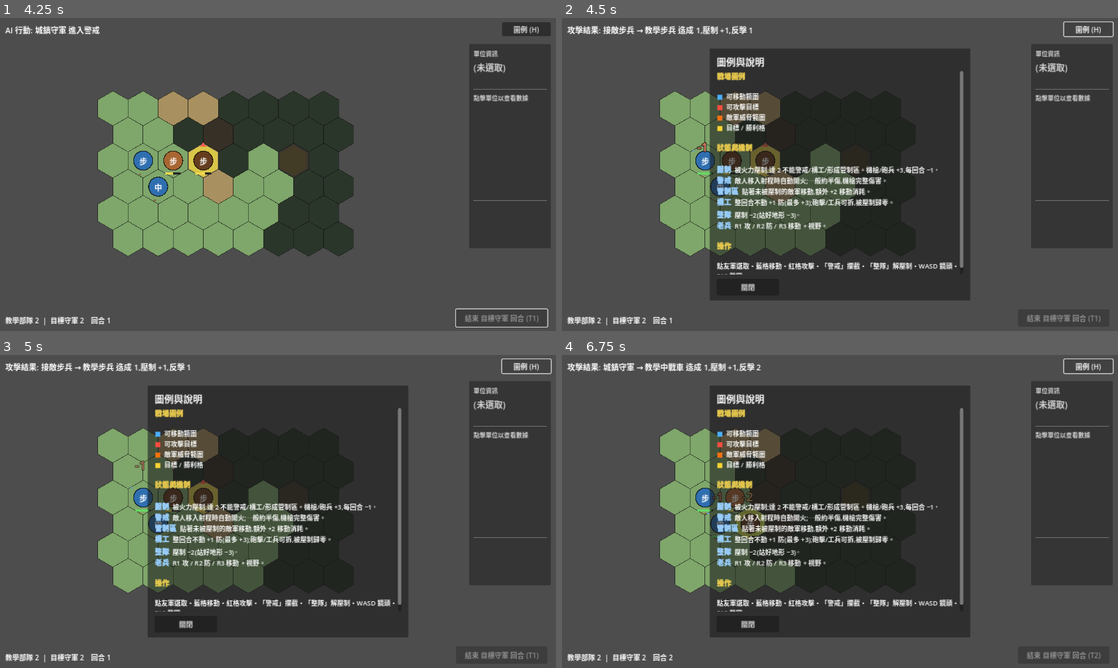
Above: before the commit, frames 1-4 (two rows, left to right).
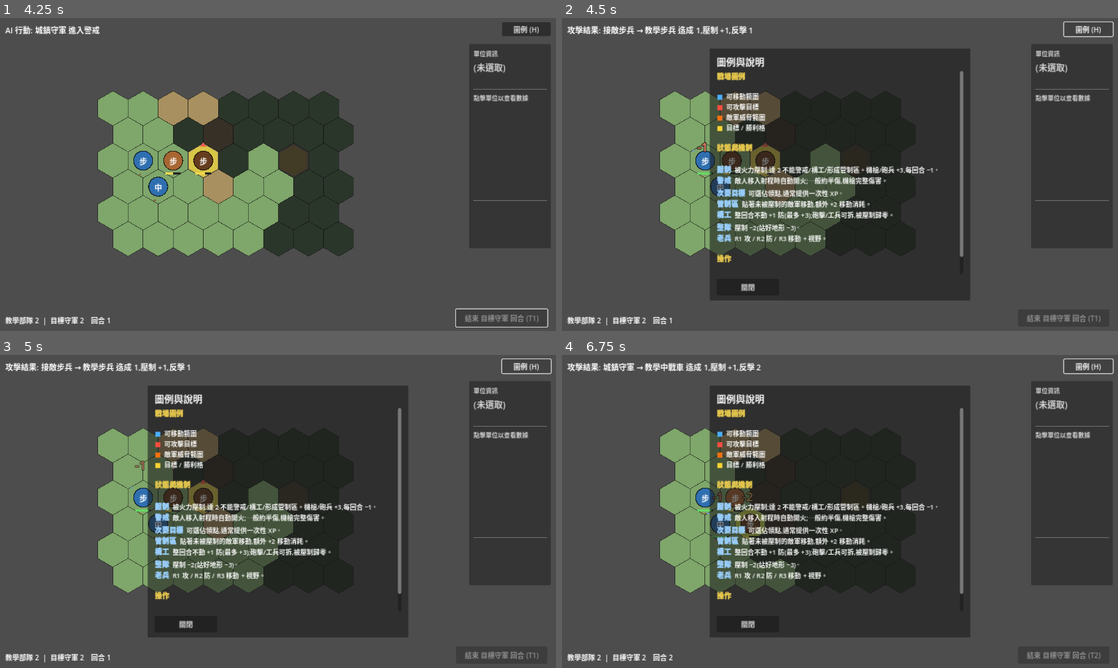
Above: after the commit, the same moments.

Repository: Fischer-Zhang/WorldWarII
Game: Godot game, scene res://scenes/main_menu.tscn
Same seed, same stepped clock (60 frames per second), same inputs: the game is played once before the commit and once after it.
Inputs:
- Up to frame 1 (4.25 s): click "戰役" at 0.5 s; click "教學戰役 0 (0/6) 從基礎操作到進階機制的短關卡序列…" at 1.25 s; click "開始選定作戰" at 2 s; click "開始戰鬥" at 2.75 s; click "結束 教學部隊 回合 (T1)" at 3.5 s
- Up to frame 2 (4.5 s): click "圖例 (H)" at 4.25 s
- Up to frame 3 (5 s): no input
- Up to frame 4 (6.75 s): click "關閉" at 5 s; click "結束 教學部隊 回合 (T2)" at 5.75 s; click "圖例 (H)" at 6.5 s

Frame 1 is identical in both runs. In frame 2, 3.0% of the frame differs, in the area x 27-73%, y 54-82%; in frame 3, 3.0%; in frame 4, 3.1%.

Commit message:
Add secondary objective rewards

Diff:
--- a/data/help.json
+++ b/data/help.json
@@ -23,6 +23,10 @@
     {
       "term": "警戒 (Overwatch)",
       "body": "讓單位進入警戒(用掉該回合行動)。敵方在你射程內移動時會自動開火攔截,一般造成約一半傷害;機槍組警戒造成完整傷害,最適合卡住路口。被壓制時無法進入警戒。"
+    },
+    {
+      "term": "次要目標 (Secondary Objective)",
+      "body": "部分戰場會有不影響勝敗的次要目標。單位踩上指定格後會立刻取得一次性獎勵,目前主要用於少量經驗值;是否繞路奪取取決於回合壓力。"
     },
     {
       "term": "管制區 (Zone of Control)",
@@ -85,6 +89,7 @@
     "status_short": [
       { "term": "壓制", "body": "被火力壓制;達 2 不能警戒/構工/形成管制區。機槍/砲兵 +3,每回合 −1。" },
       { "term": "警戒", "body": "敵人移入射程時自動開火;一般約半傷,機槍完整傷害。" },
+      { "term": "次要目標", "body": "可選佔領點,通常提供一次性 XP。" },
       { "term": "管制區", "body": "貼著未被壓制的敵軍移動,額外 +2 移動消耗。" },
       { "term": "構工", "body": "整回合不動 +1 防(最多 +3);砲擊/工兵可拆,被壓制歸零。" },
       { "term": "整隊", "body": "壓制 −2(站好地形 −3)。" },
--- a/data/scenarios/tut_01_terrain_zoc_overwatch.json
+++ b/data/scenarios/tut_01_terrain_zoc_overwatch.json
@@ -1,12 +1,13 @@
 {
   "id": "tut_01_terrain_zoc_overwatch",
   "title": "教學 01: 地形、管制區與警戒",
-  "briefing": "防線教學:森林與城鎮能吸收傷害,相鄰敵軍會形成管制區拖慢移動,機槍組適合用警戒封住道路。\n\n任務:在 7 回合內清開道路並佔領北側城鎮。先看守軍站在森林/城鎮時有多硬,再用機槍警戒與步兵管制區限制敵方機動。\n\n測試機制:地形防禦、管制區、警戒。",
+  "briefing": "防線教學:森林與城鎮能吸收傷害,相鄰敵軍會形成管制區拖慢移動,機槍組適合用警戒封住道路。\n\n任務:在 7 回合內清開道路並佔領北側城鎮。先看守軍站在森林/城鎮時有多硬,再用機槍警戒與步兵管制區限制敵方機動。道路上的次要目標能提供少量經驗,但不取代主目標。\n\n測試機制:地形防禦、管制區、警戒。",
   "deployment_locked": true,
   "tutorial_mechanics": [
     "movement",
     "attack",
     "capture",
+    "secondary_objective",
     "terrain_defense",
     "zoc",
     "overwatch"
@@ -46,6 +47,15 @@
     {"faction": "axis", "type": "infantry", "name": "道路尖兵", "at": [4, 2], "hp": 6},
     {"faction": "axis", "type": "light_tank", "name": "偵察車", "at": [7, 4], "hp": 8}
   ],
+  "secondary_objectives": [
+    {
+      "id": "road_checkpoint",
+      "label": "道路檢查點",
+      "faction": "allies",
+      "target": [4, 0],
+      "xp_reward": 1
+    }
+  ],
   "victory": {
     "allies": {
       "type": "capture",
--- a/scripts/battle.gd
+++ b/scripts/battle.gd
@@ -78,6 +78,7 @@
 var skill_buttons: Array[Button] = []  # dynamically built skill buttons (one per active skill)
 var ai_running: bool = false
 var spawned_reinforcements: Dictionary = {}  # reinforcement index -> true
+var captured_secondary_objectives: Dictionary = {}  # objective id/index -> true
 var player_faction_id: String = ""
 # Per-faction visibility + memory (symmetric fog model)
 var visibility_by_faction: Dictionary = {}   # faction_id -> Dictionary[Vector2i, true]
@@ -254,6 +255,7 @@
 	# Spawn after the standard turn UI so the reinforcement message overrides
 	# the "X's turn" text and the player notices it immediately.
 	_spawn_reinforcements_for_turn(faction_id, turn_number)
+	_apply_player_objective_pulse()
 	_update_status()
 
 	var controller := String(factions[faction_id].get("controller", "player"))
@@ -294,8 +296,12 @@
 				u.coord, dest, reachable, hex_map, hex_map.occupants, u.faction_id, u.type_id
 			)
 			var survived := _move_with_overwatch(u, path)
+			var secondary_text := _check_secondary_objective_capture(u)
 			hex_map.highlight_coord(dest)
-			_set_prompt("AI 行動", "%s → (%d, %d)" % [u.display_name, dest.x, dest.y])
+			var move_text := "%s → (%d, %d)" % [u.display_name, dest.x, dest.y]
+			if secondary_text != "":
+				move_text += "；%s" % secondary_text
+			_set_prompt("AI 行動", move_text)
 			await get_tree().create_timer(AI_STEP_DELAY).timeout
 			if not survived:
 				continue
@@ -601,7 +607,8 @@
 					_deselect()
 					_update_status()
 					return
-				_enter_attack_phase()
+				var secondary_text := _check_secondary_objective_capture(selected_unit)
+				_enter_attack_phase(secondary_text)
 				return
 			_deselect()
 			_show_terrain_info(coord, terrain_id, clicked_unit)
@@ -667,7 +674,7 @@
 		hint = "點藍色 hex 移動,或按右側按鈕發動技能(也可再點自己待機)"
 	_set_prompt("選取單位", "%s (HP %d/%d) — %s" % [unit.display_name, unit.hp, unit.max_hp, hint])
 
-func _enter_attack_phase() -> void:
+func _enter_attack_phase(status_prefix: String = "") -> void:
 	phase = Phase.ATTACK_PHASE
 	hex_map.clear_movement_range()
 	# One action per turn (attack/overwatch/rally/skill all set has_attacked). A
@@ -682,7 +689,10 @@
 		_hide_skill_buttons()
 		bridge_button.visible = false
 		damage_preview_panel.visible = false
-		_set_prompt("行動已用", "%s 本回合已行動 — 點空地或選其他單位" % selected_unit.display_name)
+		var done_text := "%s 本回合已行動 — 點空地或選其他單位" % selected_unit.display_name
+		if status_prefix != "":
+			done_text = "%s；%s" % [status_prefix, done_text]
+		_set_prompt("行動已用", done_text)
 		return
 	var atk_def := DataLoader.get_unit_def(selected_unit.type_id)
 	attack_targets = _visible_attack_targets(selected_unit, atk_def)
@@ -697,12 +707,18 @@
 	bridge_button.visible = not _engineer_bridge_targets(selected_unit).is_empty()
 	if attack_targets.is_empty():
 		if CombatEffects.is_pinned(selected_unit.suppression):
-			_set_prompt("選擇行動", "%s 被壓制 — 可整隊,或點空地待機" % selected_unit.display_name)
+			var pinned_text := "%s 被壓制 — 可整隊,或點空地待機" % selected_unit.display_name
+			if status_prefix != "":
+				pinned_text = "%s；%s" % [status_prefix, pinned_text]
+			_set_prompt("選擇行動", pinned_text)
 		else:
 			var idle_text := "點「警戒」進入警戒,或結束回合待機"
 			if selected_unit.suppression > 0:
 				idle_text = "點「整隊」恢復壓制,點「警戒」,或待機"
-			_set_prompt("選擇行動", "%s 已就位 — %s" % [selected_unit.display_name, idle_text])
+			var ready_text := "%s 已就位 — %s" % [selected_unit.display_name, idle_text]
+			if status_prefix != "":
+				ready_text = "%s；%s" % [status_prefix, ready_text]
+			_set_prompt("選擇行動", ready_text)
 	else:
 		var preview := _attack_preview(selected_unit, attack_targets[0])
 		var action_text := "點目標 / 點「警戒」/ 點空地待機"
@@ -710,9 +726,12 @@
 			action_text = "點目標 / 點「整隊」/ 點空地待機"
 		elif selected_unit.suppression > 0:
 			action_text = "點目標 / 點「警戒」/ 點「整隊」/ 點空地待機"
-		_set_prompt("選擇攻擊", "%s 可攻擊 %d 個目標 — %s。首目標預覽:%s" % [
+		var attack_text := "%s 可攻擊 %d 個目標 — %s。首目標預覽:%s" % [
 			selected_unit.display_name, attack_targets.size(), action_text, preview,
-		])
+		]
+		if status_prefix != "":
+			attack_text = "%s；%s" % [status_prefix, attack_text]
+		_set_prompt("選擇攻擊", attack_text)
 
 func _resolve_active_skills(unit: Unit) -> Array:
 	# Every active skill the unit can use this battle: its own kit (paratrooper
@@ -868,6 +887,7 @@
 func _do_airdrop(unit: Unit, dest: Vector2i) -> void:
 	var skill := airdrop_skill if not airdrop_skill.is_empty() else _resolve_active_skill(unit)
 	hex_map.move_unit(unit, dest, 0.25)  # move_to sets coord + has_moved + animates
+	var secondary_text := _check_secondary_objective_capture(unit)
 	unit.use_skill(skill, turn_manager.turn_number)  # starts the (battle-long) cooldown
 	unit.has_attacked = true  # lands and is spent for the turn
 	unit.queue_redraw()
@@ -876,7 +896,10 @@
 	airdrop_targets.clear()
 	airdrop_skill = {}
 	hex_map.clear_movement_range()
-	_set_prompt("空降完成", "%s 空降至 (%d, %d)" % [unit.display_name, dest.x, dest.y])
+	var drop_text := "%s 空降至 (%d, %d)" % [unit.display_name, dest.x, dest.y]
+	if secondary_text != "":
+		drop_text += "；%s" % secondary_text
+	_set_prompt("空降完成", drop_text)
 	_recompute_visibility()
 	_deselect()
 	_update_status()
@@ -1337,22 +1360,69 @@
 	status_label.text = "  |  ".join(parts) + "    回合 %d" % turn_manager.turn_number
 
 func _apply_player_objective_pulse() -> void:
-	# Highlights the hex the *player* needs to capture, if their victory is type=capture.
+	# Highlights the hexes the player should care about: primary capture target plus
+	# optional secondary objectives that can grant side rewards.
 	var victory_cfg: Dictionary = scenario.get("victory", {})
+	var coords: Array[Vector2i] = []
 	for fid in factions.keys():
 		if String(factions[fid].get("controller", "")) != "player":
 			continue
 		var v: Dictionary = victory_cfg.get(fid, {})
-		if String(v.get("type", "")) != "capture":
-			return
-		var target = v.get("target", [0, 0])
-		if typeof(target) != TYPE_ARRAY or target.size() < 2:
-			return
-		var col := int(target[0])
-		var row := int(target[1])
-		var coord := Vector2i(col - (row >> 1), row)
-		hex_map.set_objective_coords([coord])
-		return
+		if String(v.get("type", "")) == "capture":
+			var coord_value: Variant = _coord_from_offset_array(v.get("target", []))
+			if coord_value != null:
+				coords.append(coord_value)
+		break
+	var secondary_objectives: Array = scenario.get("secondary_objectives", [])
+	for i in range(secondary_objectives.size()):
+		if typeof(secondary_objectives[i]) != TYPE_DICTIONARY:
+			continue
+		var objective: Dictionary = secondary_objectives[i]
+		var key := String(objective.get("id", "secondary_%d" % i))
+		if captured_secondary_objectives.has(key):
+			continue
+		var objective_faction := String(objective.get("faction", player_faction_id))
+		if objective_faction != "" and objective_faction != player_faction_id:
+			continue
+		var coord_value: Variant = _coord_from_offset_array(objective.get("target", []))
+		if coord_value != null:
+			coords.append(coord_value)
+	hex_map.set_objective_coords(coords)
+
+func _coord_from_offset_array(value) -> Variant:
+	if typeof(value) != TYPE_ARRAY or value.size() < 2:
+		return null
+	var col := int(value[0])
+	var row := int(value[1])
+	return Vector2i(col - (row >> 1), row)
+
+func _check_secondary_objective_capture(unit: Unit) -> String:
+	if unit == null or not unit.is_alive():
+		return ""
+	var objectives: Array = scenario.get("secondary_objectives", [])
+	for i in range(objectives.size()):
+		if typeof(objectives[i]) != TYPE_DICTIONARY:
+			continue
+		var objective: Dictionary = objectives[i]
+		var key := String(objective.get("id", "secondary_%d" % i))
+		if captured_secondary_objectives.has(key):
+			continue
+		var faction_id := String(objective.get("faction", unit.faction_id))
+		if faction_id != "" and faction_id != unit.faction_id:
+			continue
+		var target_value: Variant = _coord_from_offset_array(objective.get("target", []))
+		if target_value == null or unit.coord != target_value:
+			continue
+		captured_secondary_objectives[key] = true
+		var xp_reward := int(objective.get("xp_reward", 0))
+		if xp_reward > 0:
+			unit.gain_xp(xp_reward)
+		action_log.record_secondary_objective(unit, key, xp_reward, turn_manager.turn_number)
+		var label := String(objective.get("label", key))
+		var reward_text := "XP +%d" % xp_reward if xp_reward > 0 else "已控制"
+		_apply_player_objective_pulse()
+		return "%s 佔領 %s (%s)" % [unit.display_name, label, reward_text]
+	return ""
 
 func _trigger_overwatch_along_path(mover: Unit, path: Array) -> int:
 	# As `mover` passes through each hex along `path`, every watcher that
--- a/scripts/scenario/action_log.gd
+++ b/scripts/scenario/action_log.gd
@@ -54,6 +54,15 @@
 		"unit": String(unit.display_name),
 		"faction": String(unit.faction_id),
 		"skill_id": skill_id,
+		"turn": turn_number,
+	})
+
+func record_secondary_objective(unit, objective_id: String, xp_reward: int, turn_number: int) -> void:
+	record("secondary_objective", {
+		"unit": String(unit.display_name),
+		"faction": String(unit.faction_id),
+		"objective_id": objective_id,
+		"xp_reward": xp_reward,
 		"turn": turn_number,
 	})
 
--- /dev/null
+++ b/tests/test_action_log.gd
@@ -0,0 +1,35 @@
+extends SceneTree
+
+const ActionLog := preload("res://scripts/scenario/action_log.gd")
+
+class StubUnit:
+	var display_name := "Scout"
+	var faction_id := "allies"
+
+func _init() -> void:
+	var pass_count := 0
+	var fail_count := 0
+
+	var log := ActionLog.new()
+	var unit := StubUnit.new()
+	log.record_secondary_objective(unit, "road_checkpoint", 1, 3)
+	if log.events.size() == 1:
+		pass_count += 1
+	else:
+		fail_count += 1
+		printerr("FAIL: secondary objective should append one action-log event")
+
+	var event: Dictionary = log.events[0] if not log.events.is_empty() else {}
+	if String(event.get("type", "")) == "secondary_objective" \
+			and String(event.get("unit", "")) == "Scout" \
+			and String(event.get("faction", "")) == "allies" \
+			and String(event.get("objective_id", "")) == "road_checkpoint" \
+			and int(event.get("xp_reward", 0)) == 1 \
+			and int(event.get("turn", 0)) == 3:
+		pass_count += 1
+	else:
+		fail_count += 1
+		printerr("FAIL: secondary objective event fields wrong: %s" % str(event))
+
+	print("ActionLog tests: %d pass, %d fail" % [pass_count, fail_count])
+	quit(0 if fail_count == 0 else 1)
--- a/tests/test_battle_action_economy.gd
+++ b/tests/test_battle_action_economy.gd
@@ -130,6 +130,58 @@
 		else:
 			printerr("FAIL: could not stage an adjacent hex for the bridge test")
 			fail_count += 1
+
+		# Secondary objectives highlight alongside the primary target and grant their one-time XP reward.
+		var secondary_coord := Vector2i(-999, -999)
+		for c in battle.hex_map.tiles.keys():
+			if battle.hex_map.unit_at(c) == null:
+				secondary_coord = c
+				break
+		if secondary_coord == Vector2i(-999, -999):
+			fail_count += 1
+			printerr("FAIL: could not stage an empty secondary objective hex")
+		else:
+			var original_scenario: Dictionary = battle.scenario.duplicate(true)
+			var primary_offset := _axial_to_offset(Vector2i(0, 0))
+			var secondary_offset := _axial_to_offset(secondary_coord)
+			battle.scenario["victory"] = {
+				battle.player_faction_id: {
+					"type": "capture",
+					"target": [primary_offset.x, primary_offset.y],
+					"by_turn": 9,
+				}
+			}
+			battle.scenario["secondary_objectives"] = [{
+				"id": "test_cache",
+				"label": "Test Cache",
+				"faction": battle.player_faction_id,
+				"target": [secondary_offset.x, secondary_offset.y],
+				"xp_reward": 1,
+			}]
+			battle._apply_player_objective_pulse()
+			if battle.hex_map.objective_overlays.size() == 2:
+				pass_count += 1
+			else:
+				fail_count += 1
+				printerr("FAIL: primary + secondary objective overlays expected 2 got %d" % battle.hex_map.objective_overlays.size())
+			var before_xp := int(player_unit.xp)
+			battle.hex_map.move_unit(player_unit, secondary_coord, 0.0)
+			player_unit.has_moved = false
+			battle._check_secondary_objective_capture(player_unit)
+			battle._check_secondary_objective_capture(player_unit)
+			var secondary_events := 0
+			for event in battle.action_log.events:
+				if String(event.get("type", "")) == "secondary_objective" and String(event.get("objective_id", "")) == "test_cache":
+					secondary_events += 1
+			if int(player_unit.xp) == before_xp + 1 and secondary_events == 1 \
+					and battle.hex_map.objective_overlays.size() == 1:
+				pass_count += 1
+			else:
+				fail_count += 1
+				printerr("FAIL: secondary objective should grant XP once and clear overlay; xp %d->%d events=%d overlays=%d" % [
+					before_xp, int(player_unit.xp), secondary_events, battle.hex_map.objective_overlays.size(),
+				])
+			battle.scenario = original_scenario
 
 		# MG overwatch uses its unit-data reaction-fire profile: full damage instead of the default half hit.
 		var mg_coord := Vector2i(-999, -999)
@@ -183,3 +235,6 @@
 	await process_frame
 	print("Battle action economy tests: %d pass, %d fail" % [pass_count, fail_count])
 	quit(0 if fail_count == 0 else 1)
+
+func _axial_to_offset(coord: Vector2i) -> Vector2i:
+	return Vector2i(coord.x + (coord.y >> 1), coord.y)
--- a/tests/test_tutorial_scenarios.gd
+++ b/tests/test_tutorial_scenarios.gd
@@ -6,6 +6,7 @@
 	"attack": true,
 	"counterattack": true,
 	"capture": true,
+	"secondary_objective": true,
 	"terrain_defense": true,
 	"zoc": true,
 	"overwatch": true,
Not shown, changed: README.md
Not shown, changed: docs/ARCHITECTURE.md
Not shown, changed: docs/progress/BALANCE_WORKFLOWS.md
Not shown, changed: docs/progress/scenario_balance_report.md
Not shown, changed: docs/progress/scenario_probe.md
Not shown, changed: docs/progress/tutorial_probe.md
Not shown, changed: tools/scenario_balance_report.py
Not shown, changed: tools/scenario_probe.py
Not shown, changed: tools/tutorial_probe.py
Not shown, changed: tools/validate_data.py
